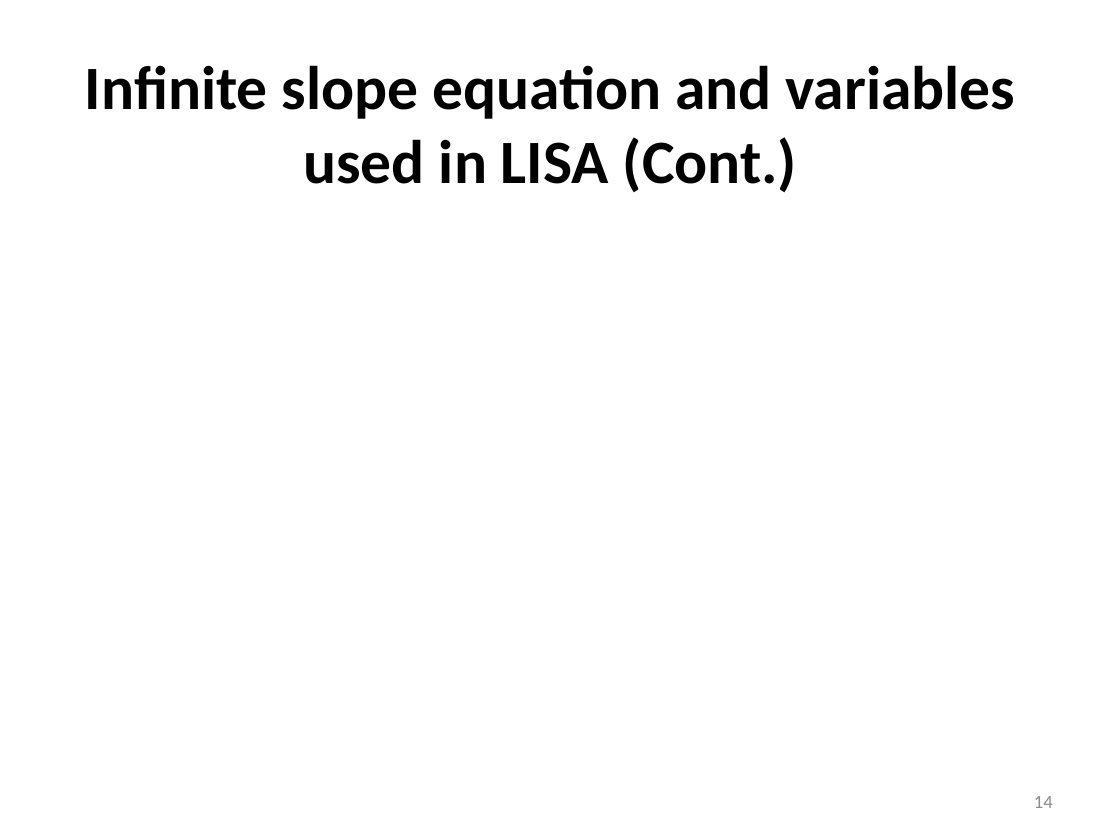
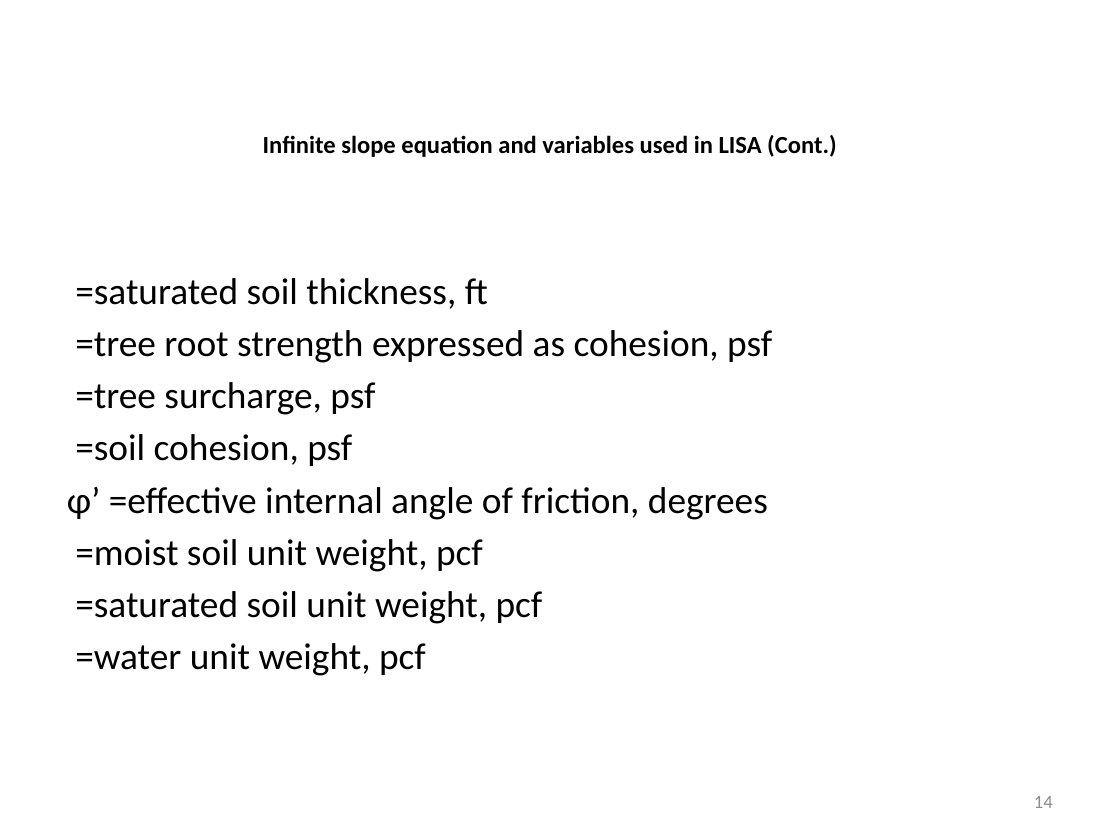
Before and after one commit to itstheholyginger/WSU-suction-based-LISA, a slide deck: slide 14 of LISA.pptx. Drawn at 1120x840 pixels with LibreOffice and Linux fonts; fonts in the diff are those of the drawing; grey boxes stand for pictures. Boxes give left, top, right and bottom in pixels: in the first picture for what was removed or moved away, otherwise in the second. Text is boxed around its words. In the diff, an @@ line names an element or a change of style, - is before the commit and + after.

```diff
--- a/LISA.pptx
+++ b/LISA.pptx
@@ text "Infinite slope equation and variables ..." at bbox=[263, 135, 837, 157]: size 39.6 to 15.8 pt @@
@@ text added at bbox=[67, 278, 772, 676], 24 pt, text #000000 @@
+=saturated soil thickness, ft
+=tree root strength expressed as cohesion, psf
+=tree surcharge, psf
+=soil cohesion, psf
+φ’ =effective internal angle of friction, degrees
+=moist soil unit weight, pcf
+=saturated soil unit weight, pcf
+=water unit weight, pcf
```
Also in this commit, not shown: 14 other slides changed, 21 other files.
